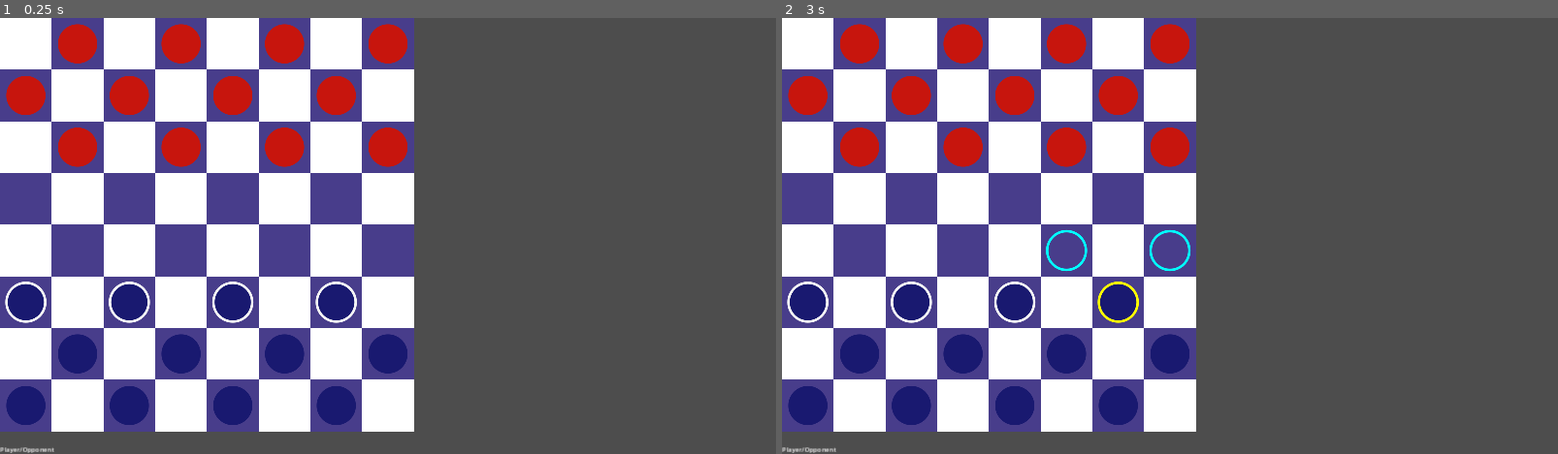
Above: before the commit, frames 1-2 (left to right).
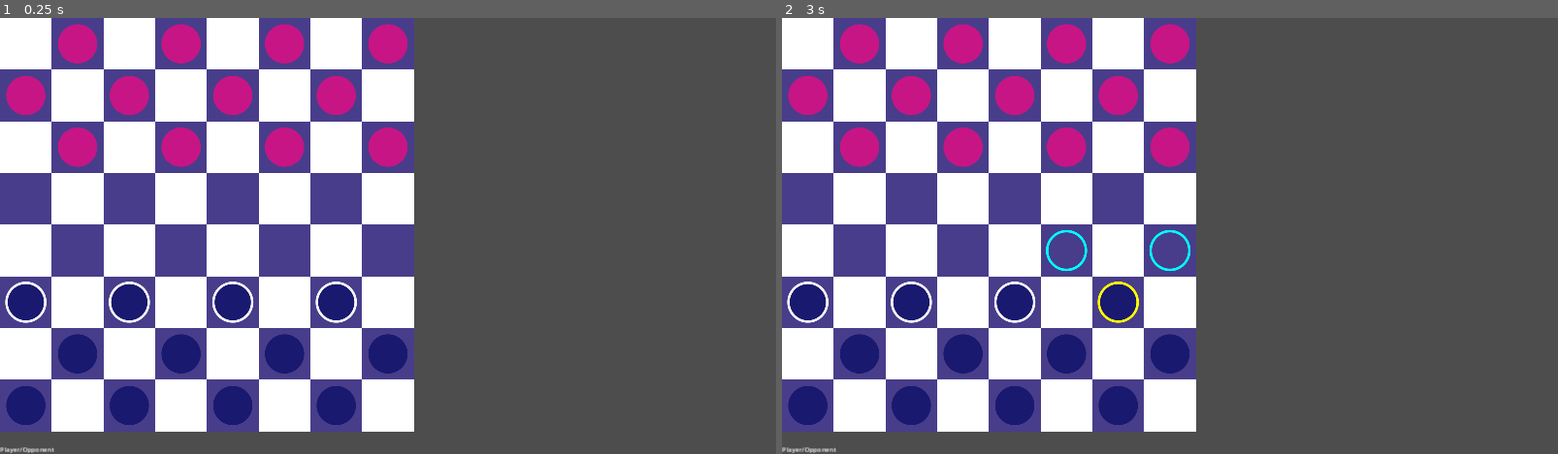
Above: after the commit, the same moments.

Repository: mattsullentrup/godot-checkers
Game: Godot game, scene res://rewrite/level/level.tscn
The game is run twice, just before and just after one commit, with the same random seed, the same clock (stepped at 60 frames per second) and the same inputs.
Inputs (mouse positions are in pixels of both pictures, inside the frame that each line leads up to):
- Up to frame 1 (0.25 s): no input
- Up to frame 2 (3 s): tap Enter at 0.5, 2 s; move the mouse to (1340, 214) at 0.52 s; press the mouse at (1340, 214) at 0.53 s; tap Space at 1.25, 2.75 s; move the mouse to (1014, 257) at 1.27 s; release the mouse at (1014, 257) at 1.28 s; right-click (1014, 257) at 1.35 s; click (1014, 257) at 1.42 s; move the mouse to (1247, 140) at 2.02 s; press the mouse at (1247, 140) at 2.03 s; move the mouse to (1131, 323) at 2.77 s; release the mouse at (1131, 323) at 2.78 s; right-click (1131, 323) at 2.85 s; click (1131, 323) at 2.92 s

The runs differ from the first frame. In frame 1, 4.4% of the frame differs, in the area x 0-53%, y 1-35%; in frame 2, 4.4%.

Commit message:
Created unit group scene and replace level nodes with it

Diff:
--- a/9_10_24_checkers/rewrite/level/level.tscn
+++ b/9_10_24_checkers/rewrite/level/level.tscn
@@ -3,7 +3,7 @@
 [ext_resource type="Script" path="res://rewrite/level/level.gd" id="1_25vf3"]
 [ext_resource type="Script" path="res://rewrite/level/level_generator.gd" id="1_pjm2a"]
 [ext_resource type="Script" path="res://rewrite/units/units_container.gd" id="3_tg5mk"]
-[ext_resource type="Script" path="res://rewrite/units/unit_group.gd" id="4_a64pc"]
+[ext_resource type="PackedScene" uid="uid://cikidu87xgf1b" path="res://rewrite/units/unit_group.tscn" id="4_8u215"]
 [ext_resource type="Script" path="res://rewrite/ui/ui.gd" id="6_rd7dn"]
 
 [node name="Level" type="Node2D"]
@@ -19,16 +19,13 @@
 unique_name_in_owner = true
 script = ExtResource("3_tg5mk")
 
-[node name="PlayerGroup" type="Node2D" parent="Units"]
+[node name="PlayerGroup" parent="Units" instance=ExtResource("4_8u215")]
 unique_name_in_owner = true
-script = ExtResource("4_a64pc")
-team_color = Color(0.098, 0.098, 0.44, 1)
 _directions = Array[int]([0, 1])
 
-[node name="OpponentGroup" type="Node2D" parent="Units"]
+[node name="OpponentGroup" parent="Units" instance=ExtResource("4_8u215")]
 unique_name_in_owner = true
-script = ExtResource("4_a64pc")
-team_color = Color(0.78, 0.082, 0.052, 1)
+team_color = Color(0.780392, 0.0823529, 0.521569, 1)
 _directions = Array[int]([2, 3])
 
 [node name="UI" type="CanvasLayer" parent="."]
--- a/9_10_24_checkers/rewrite/units/unit_group.gd
+++ b/9_10_24_checkers/rewrite/units/unit_group.gd
@@ -7,7 +7,7 @@
 
 const UNIT = preload("res://rewrite/units/unit/unit.tscn")
 
-@export var team_color: Color
+@export var team_color: Color = Color.MIDNIGHT_BLUE
 @export var _directions: Array[Globals.Direction]
 
 var team: Globals.Team
--- /dev/null
+++ b/9_10_24_checkers/rewrite/units/unit_group.tscn
@@ -0,0 +1,6 @@
+[gd_scene load_steps=2 format=3 uid="uid://cikidu87xgf1b"]
+
+[ext_resource type="Script" path="res://rewrite/units/unit_group.gd" id="1_va18p"]
+
+[node name="UnitGroup" type="Node2D"]
+script = ExtResource("1_va18p")
